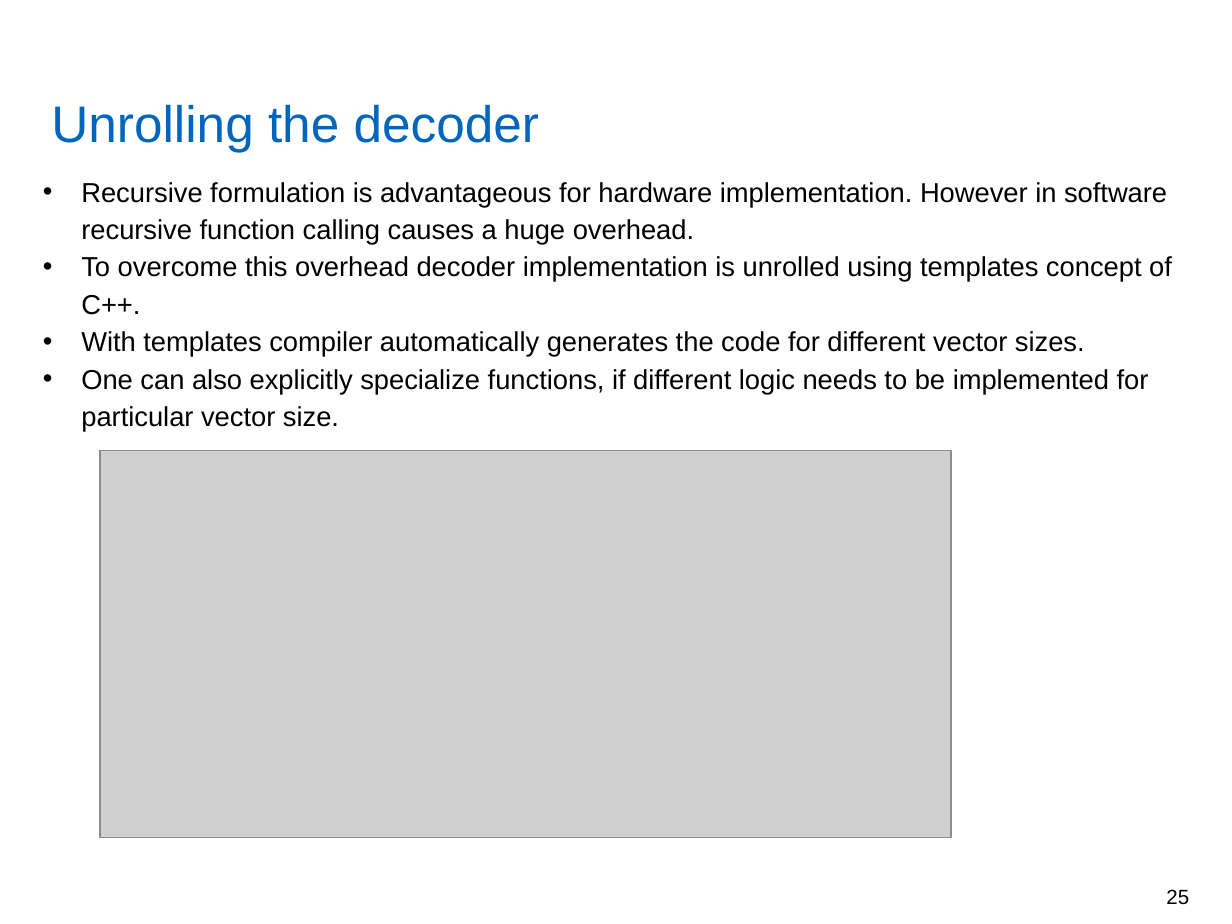
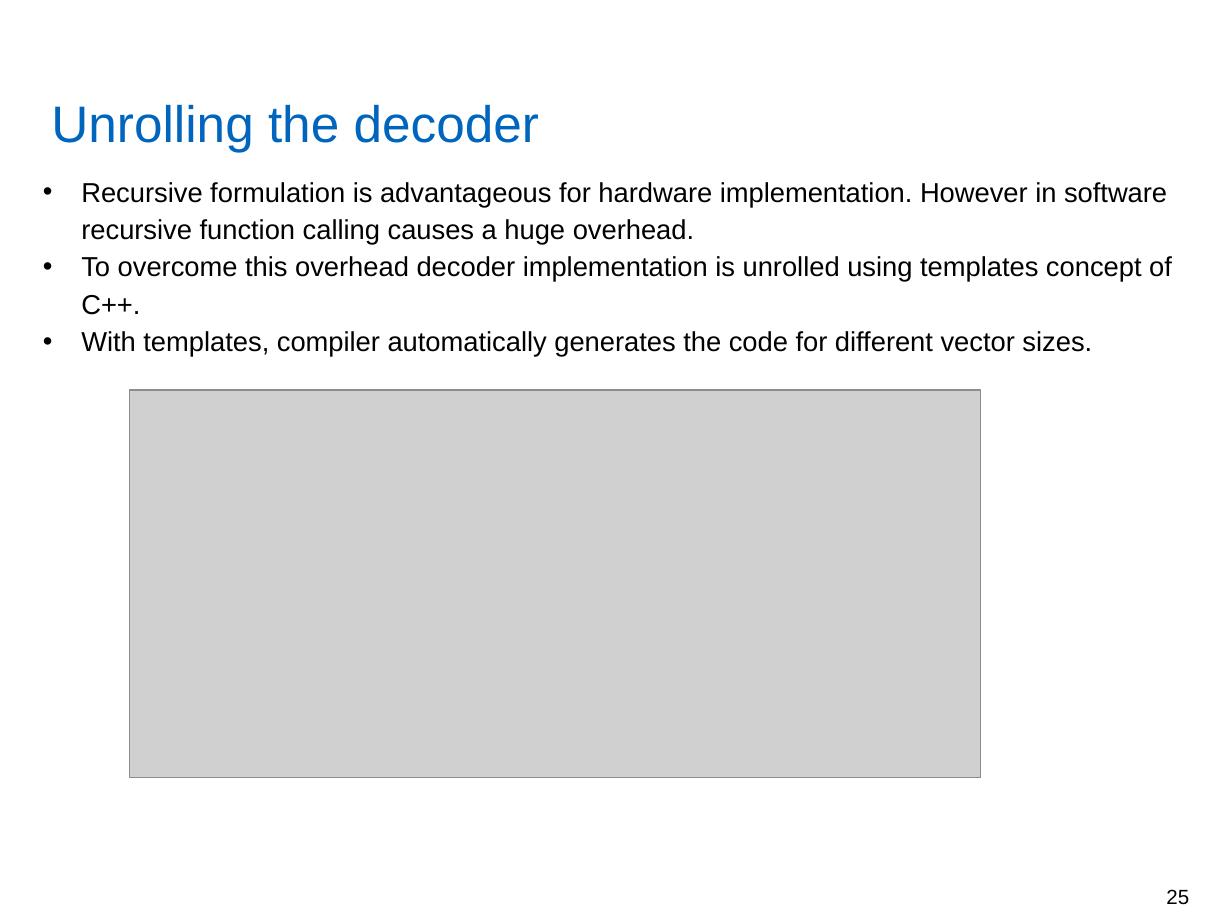
Before and after one commit to yadhu1961/thesis_5GPolorCodes, a slide deck: slide 25 of final_presentation/finalPpt1.1.pptx. Drawn at 1232x924 pixels with LibreOffice and Linux fonts; fonts in the diff are those of the drawing; grey boxes stand for pictures; background and template pictures are left out. Boxes give left, top, right and bottom in pixels: in the first picture for what was removed or moved away, otherwise in the second. Text is boxed around its words. In the diff, an @@ line names an element or a change of style, - is before the commit and + after.

Commit message:
updated final ppt

```diff
--- a/final_presentation/finalPpt1.1.pptx
+++ b/final_presentation/finalPpt1.1.pptx
@@ text at (81,331,1092,357): text changed @@
-• With templates compiler automatically generates the code for different vector sizes.
-• One can also explicitly specialize functions, if different logic needs to be implemented for particular vector size.
+• With templates, compiler automatically generates the code for different vector sizes.
@@ picture: place and size @@
-picture at (100,450,951,838)
+picture at (129,391,981,779)
```
Also in this commit, not shown: 13 other slides changed, 2 other files.
